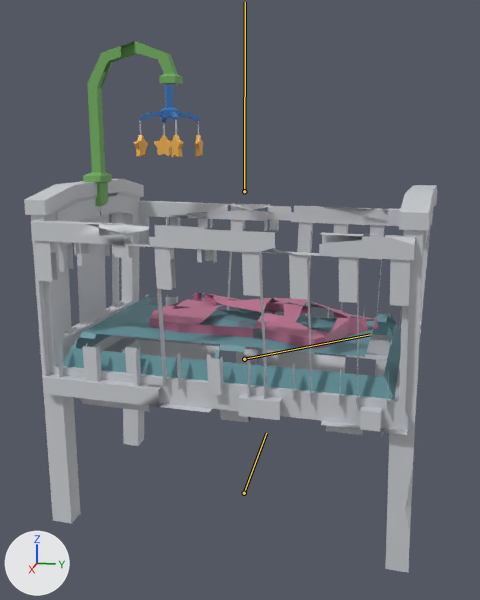
The FBX model RhythmGamePrototype3/Assets/Animation/Baby_beat5/BabyCot_activated_beat5.fbx as it was, and as the next commit left it.
The view is the same before and after, from a 50 mm camera at (2.26, 0.43, 1.31) aimed at (0.03, -0.01, 0.76). The axes (+X, +Y, +Z) are drawn at lower left. The lights are the same throughout. Both versions are drawn at frame 13 of the action 'Take 001'; the numbers are the values there. The bones that bend it are drawn over the model as lines.

Names of what the first picture shows: 'SM_Prop_BabyCot_01', 'SM_Prop_BabyCot_Door_01', 'SM_Prop_BabyCot_Mobile_01', 'SM_Prop_BabyCot_Mobile_02'.
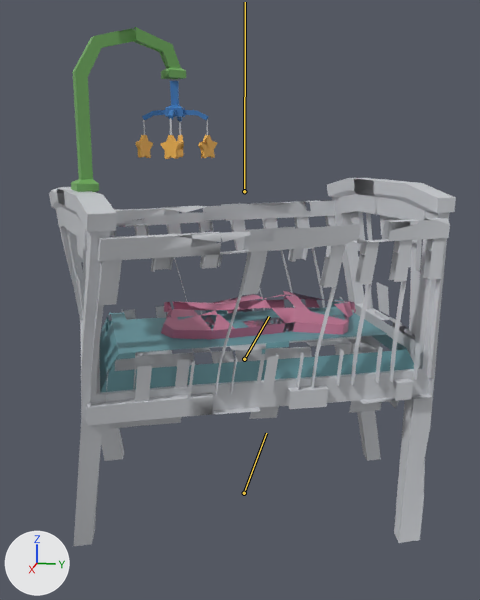
Location of each change, [x1, y1, x2, y2] in pixels of the pictures (480 x 600 px):
'SM_Prop_BabyCot_01', posed (7% shorter)
    before: [24, 179, 437, 573]
    after: [49, 178, 456, 546]
'SM_Prop_BabyCot_Door_01', posed
    before: [31, 220, 415, 435]
    after: [87, 218, 450, 426]
'SM_Prop_BabyCot_Mobile_01', posed
    before: [83, 41, 183, 207]
    after: [71, 27, 186, 192]
'SM_Prop_BabyCot_Mobile_02', posed (19% wider, 8% taller)
    before: [134, 85, 203, 157]
    after: [135, 81, 217, 159]
bone 'joint2', root to tip
    before: (244, 359) to (370, 334)
    after: (244, 359) to (269, 316)

The edits, one by one:
Bone 'joint2' (bone_joint2) turns from (-7, 0, 0) to (41, 0, 0) degrees about its own x, y and z.
